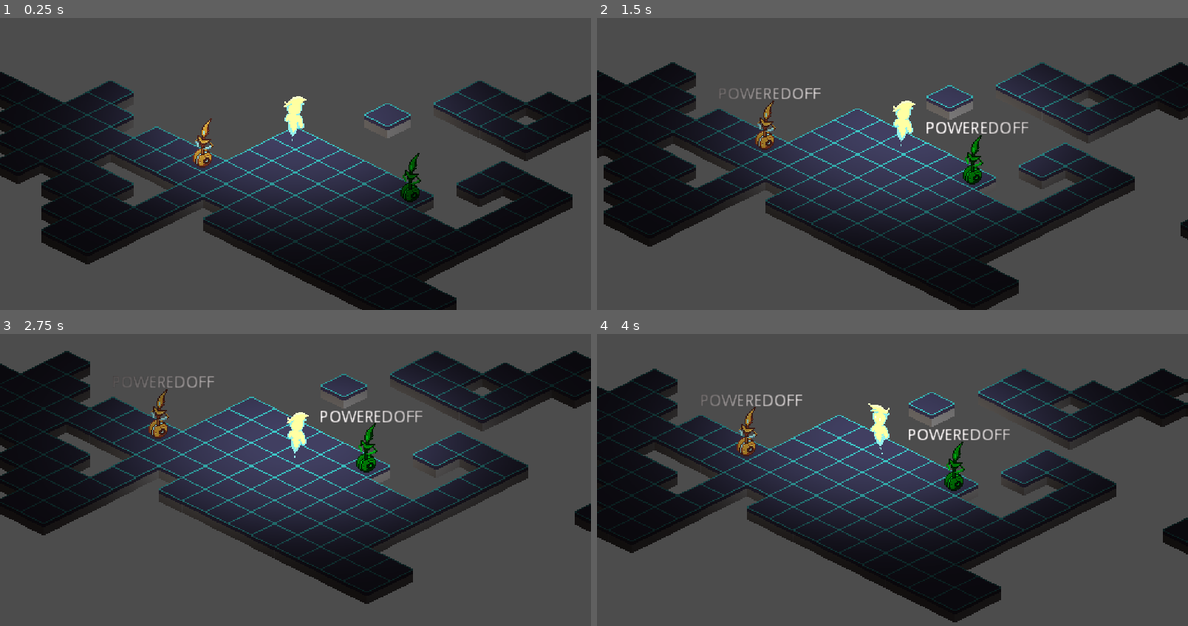
Above: before the commit, frames 1-4 (two rows, left to right).
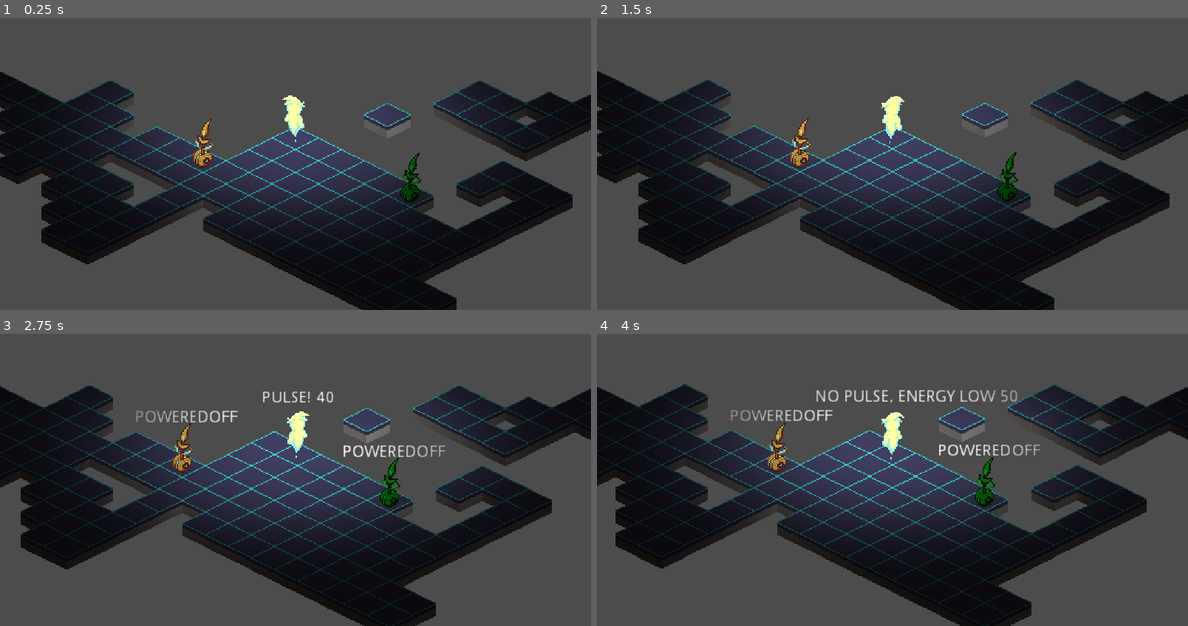
Above: after the commit, the same moments.

Repository: best-godot-team-ever/GoGodotJam
Game: Godot game, scene res://src/Levels/TestLevel.tscn
The game is run twice, just before and just after one commit, with the same random seed, the same clock (stepped at 60 frames per second) and the same inputs.
Inputs:
- Up to frame 1 (0.25 s): no input
- Up to frame 2 (1.5 s): tap Enter (ui_accept) at 0.5, 0.77, 1.07 s; hold Right (ui_right) 0.53-1.28 s; tap D (aim_right, bound only after the commit) at 0.6 s; tap W (aim_up, bound only after the commit) at 0.8, 1.35 s; hold Down (ui_down) from 1.28 s (still down)
- Up to frame 3 (2.75 s): tap Enter (ui_accept) at 1.52, 1.82 s; tap Space (commit_move, bound only after the commit) at 1.55, 2.1 s; release Down (ui_down) at 2.03 s; hold Right (ui_right) from 2.03 s (still down); tap E (commit_pulse, bound only after the commit) at 2.3 s
- Up to frame 4 (4 s): release Right (ui_right) at 2.78 s; hold Up (ui_up) 2.78-3.53 s; tap E (commit_pulse, bound only after the commit) at 2.85 s; tap Enter (ui_accept) at 3.02, 3.05, 3.32, 3.6, 3.77 s; hold Left (ui_left) from 3.53 s (still down); tap D (aim_right, bound only after the commit) at 3.8 s

The runs differ from the first frame. In frame 1, 0.1% of the frame differs, in the area x 47-52%, y 26-43%; in frame 2, 22%; in frame 3, 27%, in the area x 0-100%, y 5-100%; in frame 4, 22%.

Commit message:
Movement and Keybind

Diff:
--- a/project.godot
+++ b/project.godot
@@ -61,6 +61,49 @@
 
 enabled=PoolStringArray(  )
 
+[input]
+
+aim_up={
+"deadzone": 0.5,
+"events": [ Object(InputEventKey,"resource_local_to_scene":false,"resource_name":"","device":0,"alt":false,"shift":false,"control":false,"meta":false,"command":false,"pressed":false,"scancode":87,"physical_scancode":0,"unicode":0,"echo":false,"script":null)
+, Object(InputEventKey,"resource_local_to_scene":false,"resource_name":"","device":0,"alt":false,"shift":false,"control":false,"meta":false,"command":false,"pressed":false,"scancode":16777232,"physical_scancode":0,"unicode":0,"echo":false,"script":null)
+ ]
+}
+aim_down={
+"deadzone": 0.5,
+"events": [ Object(InputEventKey,"resource_local_to_scene":false,"resource_name":"","device":0,"alt":false,"shift":false,"control":false,"meta":false,"command":false,"pressed":false,"scancode":16777234,"physical_scancode":0,"unicode":0,"echo":false,"script":null)
+, Object(InputEventKey,"resource_local_to_scene":false,"resource_name":"","device":0,"alt":false,"shift":false,"control":false,"meta":false,"command":false,"pressed":false,"scancode":83,"physical_scancode":0,"unicode":0,"echo":false,"script":null)
+ ]
+}
+aim_left={
+"deadzone": 0.5,
+"events": [ Object(InputEventKey,"resource_local_to_scene":false,"resource_name":"","device":0,"alt":false,"shift":false,"control":false,"meta":false,"command":false,"pressed":false,"scancode":16777231,"physical_scancode":0,"unicode":0,"echo":false,"script":null)
+, Object(InputEventKey,"resource_local_to_scene":false,"resource_name":"","device":0,"alt":false,"shift":false,"control":false,"meta":false,"command":false,"pressed":false,"scancode":65,"physical_scancode":0,"unicode":0,"echo":false,"script":null)
+ ]
+}
+aim_right={
+"deadzone": 0.5,
+"events": [ Object(InputEventKey,"resource_local_to_scene":false,"resource_name":"","device":0,"alt":false,"shift":false,"control":false,"meta":false,"command":false,"pressed":false,"scancode":68,"physical_scancode":0,"unicode":0,"echo":false,"script":null)
+, Object(InputEventKey,"resource_local_to_scene":false,"resource_name":"","device":0,"alt":false,"shift":false,"control":false,"meta":false,"command":false,"pressed":false,"scancode":16777233,"physical_scancode":0,"unicode":0,"echo":false,"script":null)
+ ]
+}
+aim_cancel={
+"deadzone": 0.5,
+"events": [ Object(InputEventKey,"resource_local_to_scene":false,"resource_name":"","device":0,"alt":false,"shift":false,"control":false,"meta":false,"command":false,"pressed":false,"scancode":67,"physical_scancode":0,"unicode":0,"echo":false,"script":null)
+, Object(InputEventKey,"resource_local_to_scene":false,"resource_name":"","device":0,"alt":false,"shift":false,"control":false,"meta":false,"command":false,"pressed":false,"scancode":16777217,"physical_scancode":0,"unicode":0,"echo":false,"script":null)
+ ]
+}
+commit_move={
+"deadzone": 0.5,
+"events": [ Object(InputEventKey,"resource_local_to_scene":false,"resource_name":"","device":0,"alt":false,"shift":false,"control":false,"meta":false,"command":false,"pressed":false,"scancode":32,"physical_scancode":0,"unicode":0,"echo":false,"script":null)
+ ]
+}
+commit_pulse={
+"deadzone": 0.5,
+"events": [ Object(InputEventKey,"resource_local_to_scene":false,"resource_name":"","device":0,"alt":false,"shift":false,"control":false,"meta":false,"command":false,"pressed":false,"scancode":69,"physical_scancode":0,"unicode":0,"echo":false,"script":null)
+ ]
+}
+
 [physics]
 
 common/enable_pause_aware_picking=true
--- a/src/Entity/Player/Player.gd
+++ b/src/Entity/Player/Player.gd
@@ -1,62 +1,135 @@
 extends "res://src/Entity/Entity.gd"
+
+enum {Move, Pulse}
+
+const NO_ACTION = -1
 
 onready var animated_sprite = $AnimatedSprite
 
 var move_direction = Vector2()
+var next_action_queue = NO_ACTION
 
-var is_next_turn_queued = false
+var health = 100
 
 func _initialize(board_manager: Node, turn_manager: Node) -> void:
 	._initialize(board_manager, turn_manager)
 	_turn_manager.set_player_entity_id(entity_id)
 
 func _process(_delta: float) -> void:
-	if is_next_turn_queued and _turn_manager.is_player_turn:
-		start_turn()
+	if next_action_queue != NO_ACTION and _turn_manager.is_player_turn:
+		_commit_action(next_action_queue)
 
-func start_turn() -> void:
-	if not _turn_manager.is_player_turn:
-		is_next_turn_queued = not is_next_turn_queued
-		return
-
+func _move() -> bool:
 	# Plan the Turn
 	var planned_position = get_current_position() + move_direction
 
-	is_next_turn_queued = false
-	if not _board_manager.is_in_level(planned_position):
-		return
+	next_action_queue = NO_ACTION
+	var cell_data = _board_manager.get_cell(planned_position)
+	if not cell_data.is_in_level or cell_data.is_blocked:
+		return false
 
 	# Execute the Turn
 	move_on_map(move_direction)
+	return true
+
+func _pulse() -> bool:
+	next_action_queue = NO_ACTION
+
+	if health <= 60:
+		$Label.set_text("No pulse, Energy low %s" % health)
+		return false
+
+	health -= 60
+	$Label.set_text("pulse! %s" % health)
+	var radius = 2
+	var coord = get_current_position()
+	for x in range(-radius, radius + 1):
+		for y in range(-radius, radius + 1):
+			var target = Vector2(coord.x + x, coord.y + y)
+			var cell_data = _board_manager.get_cell(target)
+			_board_manager.set_energy(target, 3 if cell_data.energy_level < 3 else cell_data.energy_level + 1)
+
+
+	# This is here for now... but it rly should have an animation attached to it
+	_fake_animation()
+	return true
+
+func _commit_action(action: int) -> void:
+	if not _turn_manager.is_player_turn:
+		next_action_queue = action if next_action_queue == NO_ACTION or next_action_queue != action else NO_ACTION
+		return
+
+	$Label.set_text("")
+
+	match action:
+		Move:
+			if not _move():
+				return
+		Pulse:
+			if not _pulse():
+				return
 
 	_turn_manager.end_turn()
-	pass
 
 func _unhandled_input(event: InputEvent) -> void:
 	if event.is_pressed() and not event.is_echo():
-		if event.is_action("ui_up"):
-			move_direction = Vector2.UP
-		elif event.is_action("ui_down"):
-			move_direction = Vector2.DOWN
-		elif event.is_action("ui_left"):
-			move_direction = Vector2.LEFT
-		elif event.is_action("ui_right"):
-			move_direction = Vector2.RIGHT
-		elif event.is_action("ui_cancel"):
-			move_direction = Vector2.ZERO
-		elif event.is_action("ui_accept"):
-			start_turn()
-		_update_look_animation()
+		if event.is_action("aim_up"):
+			_update_facing_direction(Vector2.UP)
+		elif event.is_action("aim_down"):
+			_update_facing_direction(Vector2.DOWN)
+		elif event.is_action("aim_left"):
+			_update_facing_direction(Vector2.LEFT)
+		elif event.is_action("aim_right"):
+			_update_facing_direction(Vector2.RIGHT)
+		elif event.is_action("aim_cancel"):
+			_update_facing_direction(Vector2.ZERO)
+		elif event.is_action("commit_move"):
+			_commit_action(Move)
+		elif event.is_action("commit_pulse"):
+			_commit_action(Pulse)
+
+func move_on_map(direction: Vector2):
+	.move_on_map(direction)
+	_play_moving_animation()
+	_board_manager.set_energy(get_current_position(), 3 if direction.length() != 0 else _board_manager.get_cell(get_current_position()).get("energy_level") + 1)
+
+func _play_moving_animation():
+	if animated_sprite.animation == "idle_back":
+		animated_sprite.play("moving_back")
+	else:
+		animated_sprite.play("moving_front")
+
+func _update_facing_direction(direction: Vector2):
+	move_direction = direction
+
+	if not _turn_manager.is_player_turn:
+		return
+
+	match direction:
+		Vector2.UP:
+			animated_sprite.play("idle_back")
+			animated_sprite.flip_h = false
+		Vector2.DOWN:
+			animated_sprite.play("idle_front")
+			animated_sprite.flip_h = false
+
+
+		Vector2.LEFT:
+			animated_sprite.play("idle_back")
+			animated_sprite.flip_h = true
+
+		Vector2.RIGHT:
+			animated_sprite.play("idle_front")
+			animated_sprite.flip_h = true
+
 
 func _animation_finished() -> void:
 	_turn_manager.ready_for_turn()
+	_update_facing_direction(move_direction)
+	# Lol.... Here?
+	health += 0 if health == 100 else 10
 
-func move_on_map(direction: Vector2):
-	.move_on_map(direction)
-	_board_manager.set_energy(get_current_position(), 3 if direction.length() != 0 else _board_manager.get_cell(get_current_position()).get("energy_level") + 1)
-
-func _update_look_animation() -> void:
-	if move_direction.y < 0 or move_direction.x < 0:
-		animated_sprite.play("idle_left")
-	else:
-		animated_sprite.play("idle_right")
+# This is just to emulate a fake animation
+func _fake_animation() -> void:
+	yield(get_tree().create_timer(0.3), "timeout")
+	_animation_finished()
--- a/src/Entity/Player/Player.tscn
+++ b/src/Entity/Player/Player.tscn
@@ -6,65 +6,123 @@
 [ext_resource path="res://src/Entity/Entity.tscn" type="PackedScene" id=4]
 [ext_resource path="res://assets/Player.png" type="Texture" id=5]
 
-[sub_resource type="AtlasTexture" id=1]
+[sub_resource type="AtlasTexture" id=14]
 atlas = ExtResource( 1 )
-region = Rect2( 0, 0, 21, 44 )
+region = Rect2( 0, 100, 25, 50 )
 
-[sub_resource type="AtlasTexture" id=2]
+[sub_resource type="AtlasTexture" id=15]
 atlas = ExtResource( 1 )
-region = Rect2( 21, 0, 21, 44 )
+region = Rect2( 25, 100, 25, 50 )
 
-[sub_resource type="AtlasTexture" id=3]
+[sub_resource type="AtlasTexture" id=16]
 atlas = ExtResource( 1 )
-region = Rect2( 42, 0, 21, 44 )
+region = Rect2( 50, 100, 25, 50 )
 
-[sub_resource type="AtlasTexture" id=4]
+[sub_resource type="AtlasTexture" id=17]
 atlas = ExtResource( 1 )
-region = Rect2( 63, 0, 21, 44 )
+region = Rect2( 75, 100, 25, 50 )
 
-[sub_resource type="AtlasTexture" id=5]
+[sub_resource type="AtlasTexture" id=18]
 atlas = ExtResource( 1 )
-region = Rect2( 84, 0, 21, 44 )
+region = Rect2( 100, 100, 25, 50 )
 
-[sub_resource type="AtlasTexture" id=6]
+[sub_resource type="AtlasTexture" id=19]
 atlas = ExtResource( 1 )
-region = Rect2( 105, 0, 21, 44 )
+region = Rect2( 125, 100, 25, 50 )
 
-[sub_resource type="AtlasTexture" id=7]
+[sub_resource type="AtlasTexture" id=20]
 atlas = ExtResource( 1 )
-region = Rect2( 0, 44, 21, 44 )
+region = Rect2( 0, 50, 25, 50 )
 
-[sub_resource type="AtlasTexture" id=8]
+[sub_resource type="AtlasTexture" id=21]
 atlas = ExtResource( 1 )
-region = Rect2( 21, 44, 21, 44 )
+region = Rect2( 25, 50, 25, 50 )
 
-[sub_resource type="AtlasTexture" id=9]
+[sub_resource type="AtlasTexture" id=22]
 atlas = ExtResource( 1 )
-region = Rect2( 42, 44, 21, 44 )
+region = Rect2( 50, 50, 25, 50 )
 
-[sub_resource type="AtlasTexture" id=10]
+[sub_resource type="AtlasTexture" id=23]
 atlas = ExtResource( 1 )
-region = Rect2( 63, 44, 21, 44 )
+region = Rect2( 75, 50, 25, 50 )
 
-[sub_resource type="AtlasTexture" id=11]
+[sub_resource type="AtlasTexture" id=24]
 atlas = ExtResource( 1 )
-region = Rect2( 84, 44, 21, 44 )
+region = Rect2( 100, 50, 25, 50 )
 
-[sub_resource type="AtlasTexture" id=12]
+[sub_resource type="AtlasTexture" id=25]
 atlas = ExtResource( 1 )
-region = Rect2( 105, 44, 21, 44 )
+region = Rect2( 125, 50, 25, 50 )
+
+[sub_resource type="AtlasTexture" id=26]
+atlas = ExtResource( 1 )
+region = Rect2( 0, 150, 25, 50 )
+
+[sub_resource type="AtlasTexture" id=27]
+atlas = ExtResource( 1 )
+region = Rect2( 25, 150, 25, 50 )
+
+[sub_resource type="AtlasTexture" id=28]
+atlas = ExtResource( 1 )
+region = Rect2( 50, 150, 25, 50 )
+
+[sub_resource type="AtlasTexture" id=29]
+atlas = ExtResource( 1 )
+region = Rect2( 75, 150, 25, 50 )
+
+[sub_resource type="AtlasTexture" id=30]
+atlas = ExtResource( 1 )
+region = Rect2( 100, 150, 25, 50 )
+
+[sub_resource type="AtlasTexture" id=31]
+atlas = ExtResource( 1 )
+region = Rect2( 125, 150, 25, 50 )
+
+[sub_resource type="AtlasTexture" id=32]
+atlas = ExtResource( 1 )
+region = Rect2( 0, 0, 25, 50 )
+
+[sub_resource type="AtlasTexture" id=33]
+atlas = ExtResource( 1 )
+region = Rect2( 25, 0, 25, 50 )
+
+[sub_resource type="AtlasTexture" id=34]
+atlas = ExtResource( 1 )
+region = Rect2( 50, 0, 25, 50 )
+
+[sub_resource type="AtlasTexture" id=35]
+atlas = ExtResource( 1 )
+region = Rect2( 75, 0, 25, 50 )
+
+[sub_resource type="AtlasTexture" id=36]
+atlas = ExtResource( 1 )
+region = Rect2( 100, 0, 25, 50 )
+
+[sub_resource type="AtlasTexture" id=37]
+atlas = ExtResource( 1 )
+region = Rect2( 125, 0, 25, 50 )
 
 [sub_resource type="SpriteFrames" id=13]
 animations = [ {
-"frames": [ SubResource( 1 ), SubResource( 2 ), SubResource( 3 ), SubResource( 4 ), SubResource( 5 ), SubResource( 6 ) ],
+"frames": [ SubResource( 14 ), SubResource( 15 ), SubResource( 16 ), SubResource( 17 ), SubResource( 18 ), SubResource( 19 ) ],
 "loop": true,
-"name": "idle_right",
-"speed": 5.0
+"name": "moving_front",
+"speed": 10.0
 }, {
-"frames": [ SubResource( 7 ), SubResource( 8 ), SubResource( 9 ), SubResource( 10 ), SubResource( 11 ), SubResource( 12 ) ],
+"frames": [ SubResource( 20 ), SubResource( 21 ), SubResource( 22 ), SubResource( 23 ), SubResource( 24 ), SubResource( 25 ) ],
 "loop": true,
-"name": "idle_left",
-"speed": 5.0
+"name": "idle_front",
+"speed": 10.0
+}, {
+"frames": [ SubResource( 26 ), SubResource( 27 ), SubResource( 28 ), SubResource( 29 ), SubResource( 30 ), SubResource( 31 ) ],
+"loop": true,
+"name": "moving_back",
+"speed": 10.0
+}, {
+"frames": [ SubResource( 32 ), SubResource( 33 ), SubResource( 34 ), SubResource( 35 ), SubResource( 36 ), SubResource( 37 ) ],
+"loop": true,
+"name": "idle_back",
+"speed": 10.0
 } ]
 
 [node name="Player" instance=ExtResource( 4 )]
@@ -87,7 +145,19 @@
 
 [node name="AnimatedSprite" type="AnimatedSprite" parent="." index="4"]
 frames = SubResource( 13 )
-animation = "idle_right"
-frame = 2
+animation = "idle_front"
+frame = 1
 playing = true
 offset = Vector2( 0, -16 )
+
+[node name="Label" type="Label" parent="." index="5"]
+margin_left = -67.0
+margin_top = -56.0
+margin_right = 68.0
+margin_bottom = -42.0
+align = 1
+valign = 1
+uppercase = true
+__meta__ = {
+"_edit_use_anchors_": false
+}
--- a/src/Levels/TestLevel.tscn
+++ b/src/Levels/TestLevel.tscn
@@ -1,10 +1,9 @@
-[gd_scene load_steps=14 format=2]
+[gd_scene load_steps=13 format=2]
 
 [ext_resource path="res://assets/unknown.png" type="Texture" id=1]
 [ext_resource path="res://src/Managers/TurnManager.gd" type="Script" id=2]
 [ext_resource path="res://src/Entity/Enemy/Grabber.tscn" type="PackedScene" id=3]
 [ext_resource path="res://src/Entity/Enemy/Leecher.tscn" type="PackedScene" id=4]
-[ext_resource path="res://src/Managers/BoardManager/Grid/BlockingGrid.gd" type="Script" id=5]
 [ext_resource path="res://src/Managers/BoardManager/BoardManager.gd" type="Script" id=6]
 [ext_resource path="res://src/Managers/BoardManager/Grid/EnergyGrid.gd" type="Script" id=7]
 [ext_resource path="res://src/Managers/BoardManager/Grid/ObjectGrid/EntityGrid.gd" type="Script" id=8]
@@ -54,7 +53,7 @@
 script = ExtResource( 8 )
 
 [node name="BlockingGrid" type="Node" parent="BoardManager/EntityGrid"]
-script = ExtResource( 5 )
+script = ExtResource( 11 )
 
 [node name="MachineGrid" type="Node" parent="BoardManager"]
 script = ExtResource( 12 )
@@ -75,3 +74,5 @@
 
 [node name="Player" parent="Entities" instance=ExtResource( 10 )]
 position = Vector2( 1, 8 )
+entity_type = 0
+turn_speed = 0
--- a/src/Managers/BoardManager/BoardManager.gd
+++ b/src/Managers/BoardManager/BoardManager.gd
@@ -27,7 +27,7 @@
 # =======================================================
 #    Machines.
 # =======================================================
-func add_machine(machine_to_add: Node, map_position: Vector2):
+func add_machine(machine_to_add: Node, map_position: Vector2) -> int:
 	if not is_in_level(map_position):
 		return machine_grid.NO_MACHINE
 
Binary file changed: assets/Player-Sheet.png
Not shown: 1 places in src/Entity/Player/Player.tscn that only renumber resources
